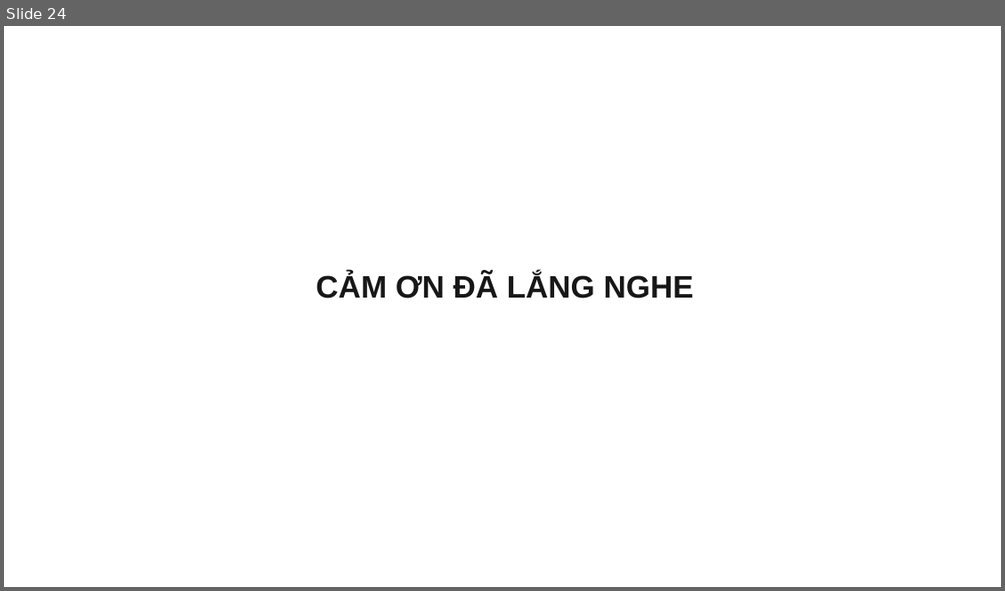
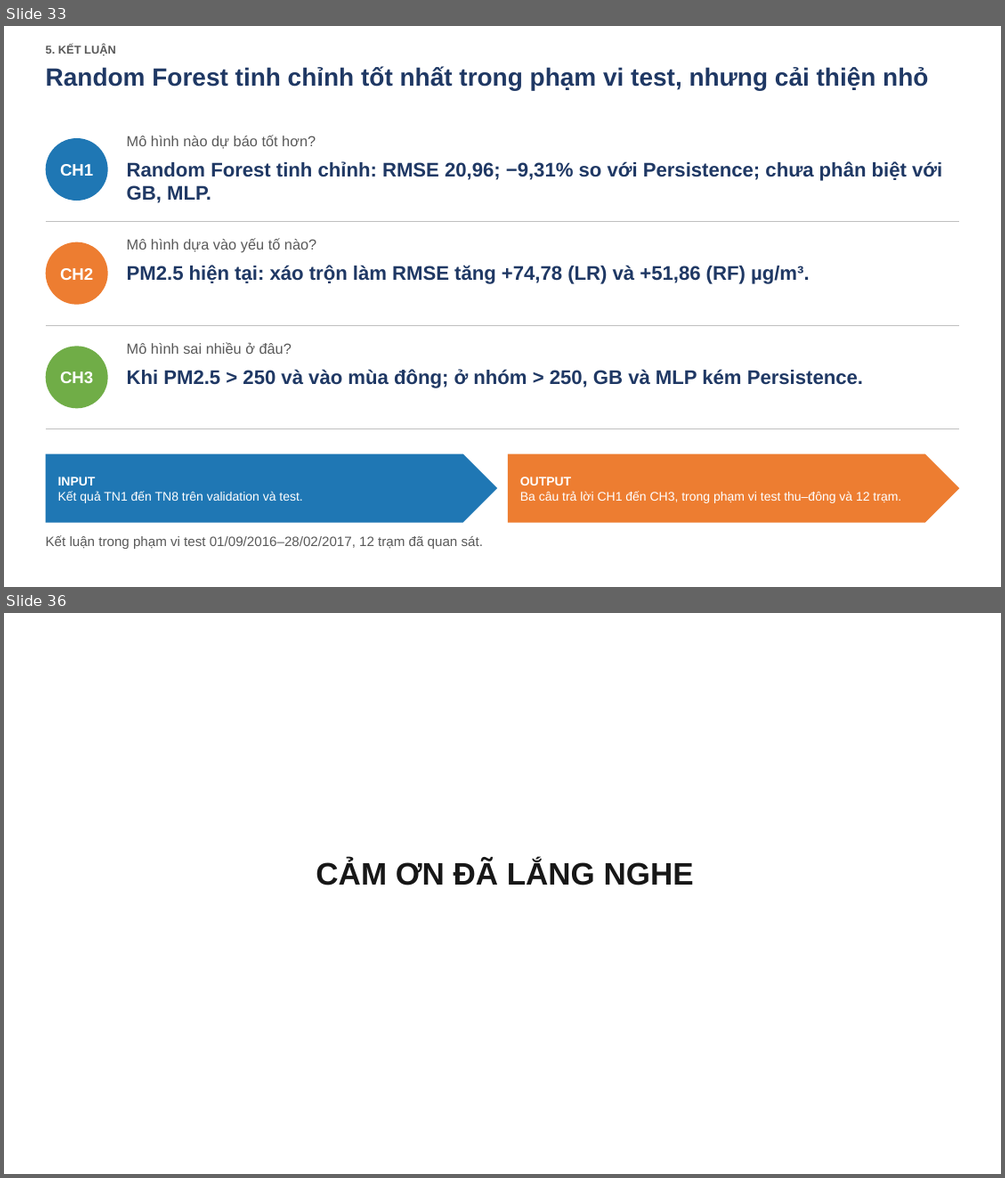
Before and after one commit to bjruly/sgu_finalproject_machinelearning_2026-2027, a slide deck: docs/Nhom10_Slide.pptx. Shown one above the other, each under a label of ours: slide 24 before the commit, slides 33 and 36 after it; the slides between them are not shown. The pictures are 1005x591 and 1005x1178 pixels, drawn with LibreOffice and Linux fonts; fonts in the diff are those of the drawing. Boxes give left, top, right and bottom in pixels: in the first picture for what was removed or moved away, otherwise in the second. Text is boxed around its words. In the diff, an @@ line names an element or a change of style, - is before the commit and + after.

```diff
--- a/docs/Nhom10_Slide.pptx
+++ b/docs/Nhom10_Slide.pptx
@@ slide 33 added at (x1=4, y1=26, x2=1001, y2=587), background #FFFFFF @@
@@ text added at (x1=46, y1=45, x2=116, y2=56), 11 pt, text #595959, bold @@
+5. KẾT LUẬN
@@ text added at (x1=46, y1=66, x2=928, y2=90), 24 pt, text #1F3864, bold @@
+Random Forest tinh chỉnh tốt nhất trong phạm vi test, nhưng cải thiện nhỏ
@@ ellipse added at (x1=46, y1=138, x2=108, y2=200), fill #1F77B4, 16 pt, text #FFFFFF, bold @@
+CH1
@@ text added at (x1=127, y1=135, x2=316, y2=149), 14 pt, text #595959 @@
+Mô hình nào dự báo tốt hơn?
@@ text added at (x1=127, y1=161, x2=942, y2=203), 19 pt, text #1F3864, bold @@
+Random Forest tinh chỉnh: RMSE 20,96; −9,31% so với Persistence; chưa phân biệt với GB, MLP.
@@ line added from (46, 221) to (960, 221), #BFBFBF 0.75 pt @@
@@ text added at (x1=127, y1=238, x2=316, y2=253), 14 pt, text #595959 @@
+Mô hình dựa vào yếu tố nào?
@@ ellipse added at (x1=46, y1=242, x2=108, y2=305), fill #ED7D31, 16 pt, text #FFFFFF, bold @@
+CH2
@@ text added at (x1=127, y1=265, x2=809, y2=284), 19 pt, text #1F3864, bold @@
+PM2.5 hiện tại: xáo trộn làm RMSE tăng +74,78 (LR) và +51,86 (RF) µg/m³.
@@ line added from (46, 325) to (960, 325), #BFBFBF 0.75 pt @@
@@ text added at (x1=127, y1=342, x2=291, y2=354), 14 pt, text #595959 @@
+Mô hình sai nhiều ở đâu?
@@ ellipse added at (x1=46, y1=346, x2=108, y2=408), fill #70AD47, 16 pt, text #FFFFFF, bold @@
+CH3
@@ text added at (x1=127, y1=369, x2=863, y2=388), 19 pt, text #1F3864, bold @@
+Khi PM2.5 > 250 và vào mùa đông; ở nhóm > 250, GB và MLP kém Persistence.
@@ line added from (46, 429) to (960, 429), #BFBFBF 0.75 pt @@
@@ pentagon arrow added at (x1=46, y1=454, x2=498, y2=523), fill #1F77B4, 12 pt, text #FFFFFF @@
+INPUT
+Kết quả TN1 đến TN8 trên validation và test.
@@ pentagon arrow added at (x1=508, y1=454, x2=960, y2=523), fill #ED7D31, 12 pt, text #FFFFFF @@
+OUTPUT
+Ba câu trả lời CH1 đến CH3, trong phạm vi test thu–đông và 12 trạm.
@@ text added at (x1=46, y1=535, x2=483, y2=548), 13 pt, text #595959 @@
+Kết luận trong phạm vi test 01/09/2016–28/02/2017, 12 trạm đã quan sát.
@@ what was slide 24 is now slide 36 @@
```
Also in this commit, not shown: 5 slides changed, 29 other slides added, 18 slides removed, 5 other files.
